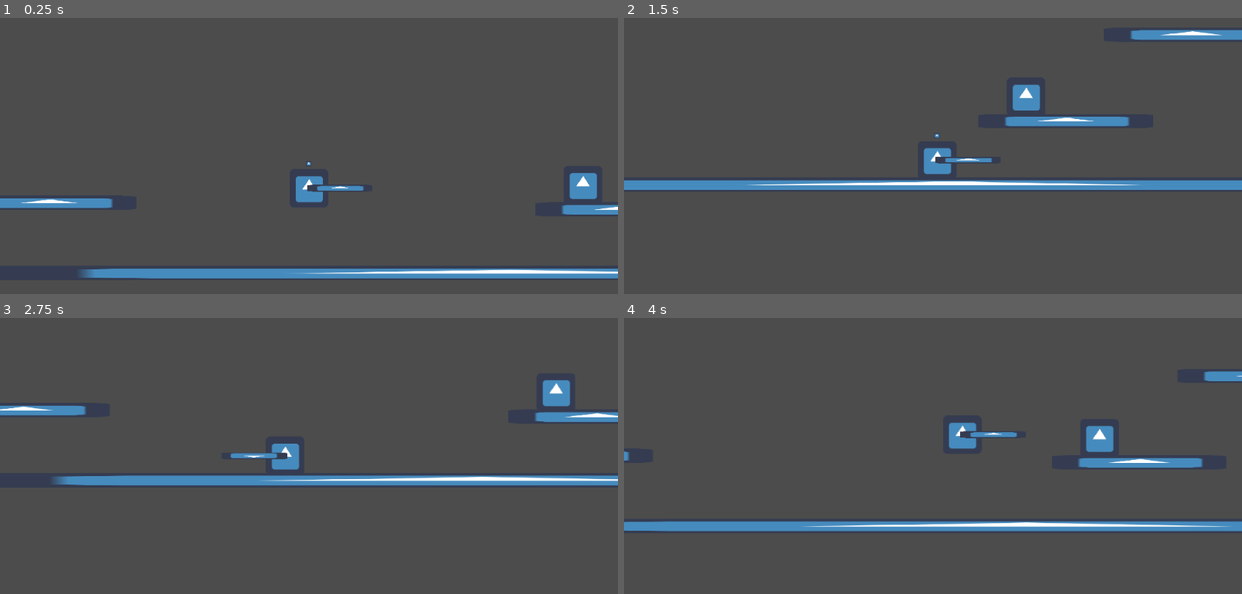
Above: before the commit, frames 1-4 (two rows, left to right).
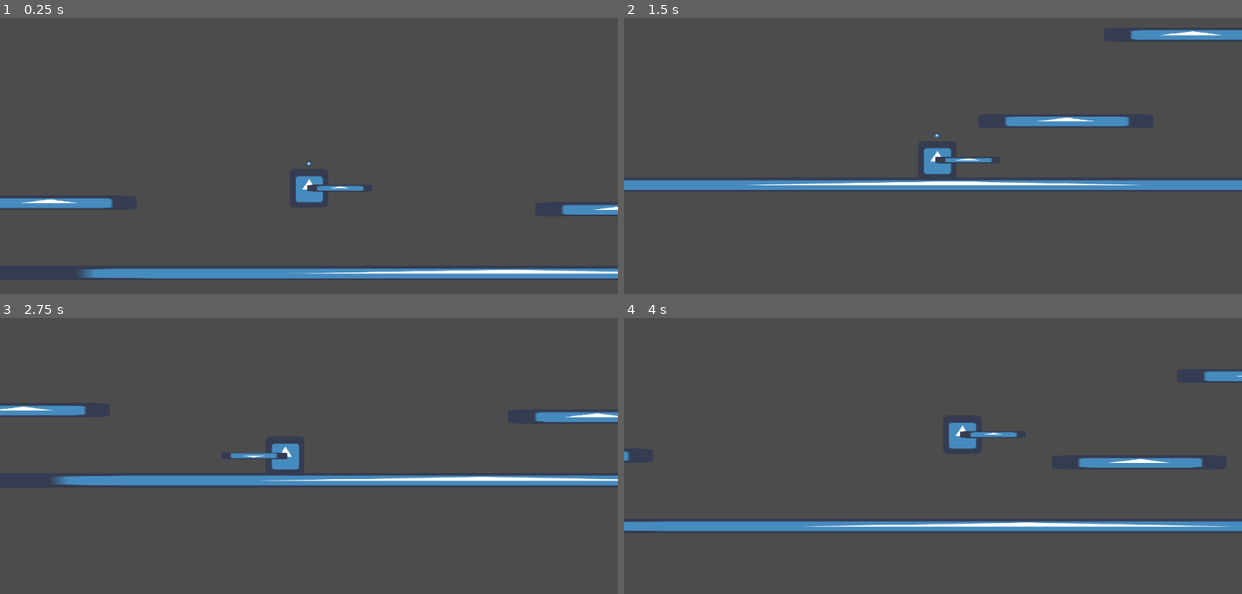
Above: after the commit, the same moments.

Repository: IgorBayerl/godot-game-liliths-crusade
Game: Godot game, scene res://src/Scenes/Main.tscn
Two runs of this game, one before a commit and one after it. Both use one fixed random seed, a clock stepped at 60 frames per second and the inputs below. The engine's default icon, where the game draws it, is replaced by a stand-in: a white triangle on a blue panel in a dark square.
Inputs (mouse positions are in pixels of both pictures, inside the frame that each line leads up to):
- Up to frame 1 (0.25 s): no input
- Up to frame 2 (1.5 s): move the mouse to (1068, 95) at 0.52 s; hold D (move_RIGHT) 0.53-1.25 s; tap L (hability) at 0.6 s; click (1068, 95) at 0.67 s; tap J (jump) at 0.77 s; drag from (809, 131) to (902, 186) at 1.27 s
- Up to frame 3 (2.75 s): move the mouse to (370, 334) at 2.02 s; hold A (move_LEFT) from 2.03 s (still down); tap L (hability) at 2.1 s
- Up to frame 4 (4 s): release A (move_LEFT) at 2.75 s; drag from (902, 486) to (747, 359) at 2.77 s; move the mouse to (1118, 467) at 3.52 s; hold D (move_RIGHT) from 3.53 s (still down); tap L (hability) at 3.6 s; tap J (jump) at 3.77 s

The runs differ from the first frame. In frame 1, 0.4% of the frame differs, in the area x 92-97%, y 56-66%; in frame 2, 0.4%; in frame 3, 0.4%, in the area x 87-93%, y 22-33%; in frame 4, 0.4%.

Commit message:
Revert "a"
This reverts commit 8542ed4736f4120fc1e2f76cd0b4a69cdb0b3ce5.

Diff:
--- a/src/Actors/Aroldo.tscn
+++ b/src/Actors/Aroldo.tscn
@@ -6,8 +6,6 @@
 [sub_resource type="RectangleShape2D" id=1]
 
 [node name="Aroldo" type="KinematicBody2D"]
-collision_layer = 2
-collision_mask = 5
 script = ExtResource( 2 )
 
 [node name="CollisionShape2D" type="CollisionShape2D" parent="."]
--- a/src/Actors/Player.tscn
+++ b/src/Actors/Player.tscn
@@ -8,8 +8,6 @@
 extents = Vector2( 27.9387, 29.178 )
 
 [node name="Player" type="KinematicBody2D"]
-collision_layer = 4
-collision_mask = 2147483651
 script = ExtResource( 1 )
 
 [node name="player" type="Sprite" parent="."]
--- a/src/Scenes/Main.tscn
+++ b/src/Scenes/Main.tscn
@@ -67,4 +67,6 @@
 texture = ExtResource( 2 )
 
 [node name="Aroldo" parent="." instance=ExtResource( 3 )]
-position = Vector2( 819.772, 329.354 )
+position = Vector2( 1574.11, 426.825 )
+collision_layer = 2
+collision_mask = 5
--- a/src/Scripts/Player.gd
+++ b/src/Scripts/Player.gd
@@ -12,10 +12,10 @@
 
 
 func _physics_process(delta: float) -> void:
-	_direction_move()
+	_direction_move(delta)
 
 #	 MOVIMENTAÇÃO DO PLAYER
-func _direction_move():
+func _direction_move(delta):
 
 	direction = Vector2()
 	motion.y += GRAVITY
